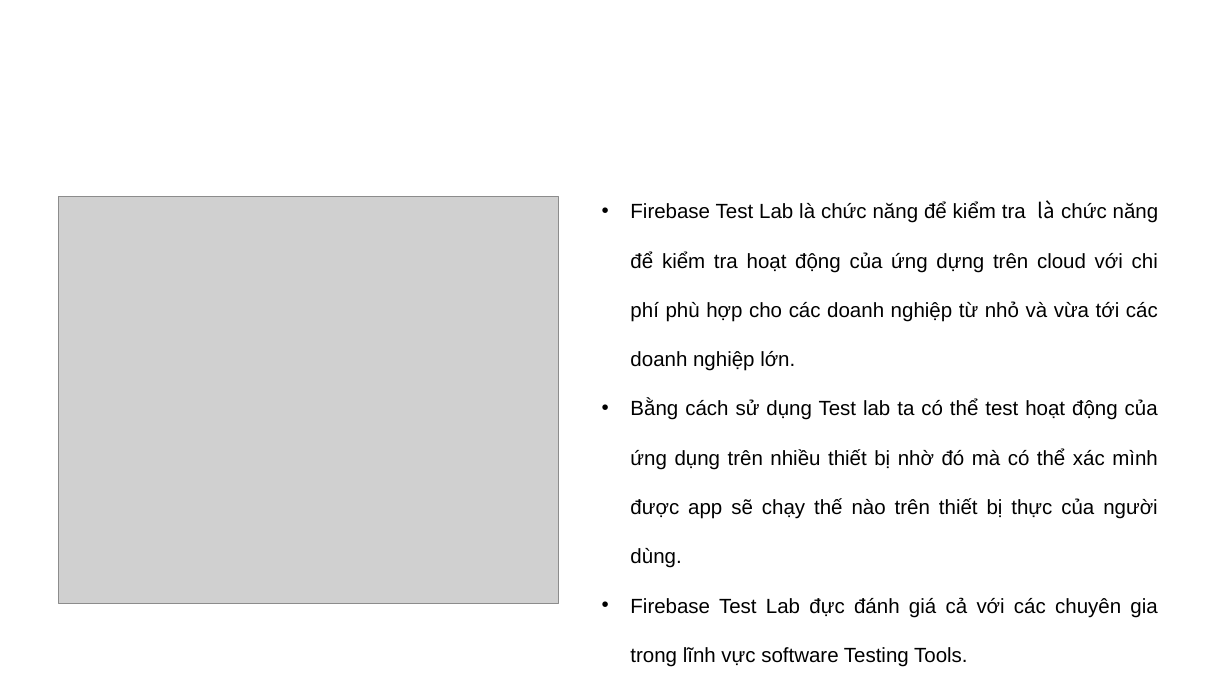
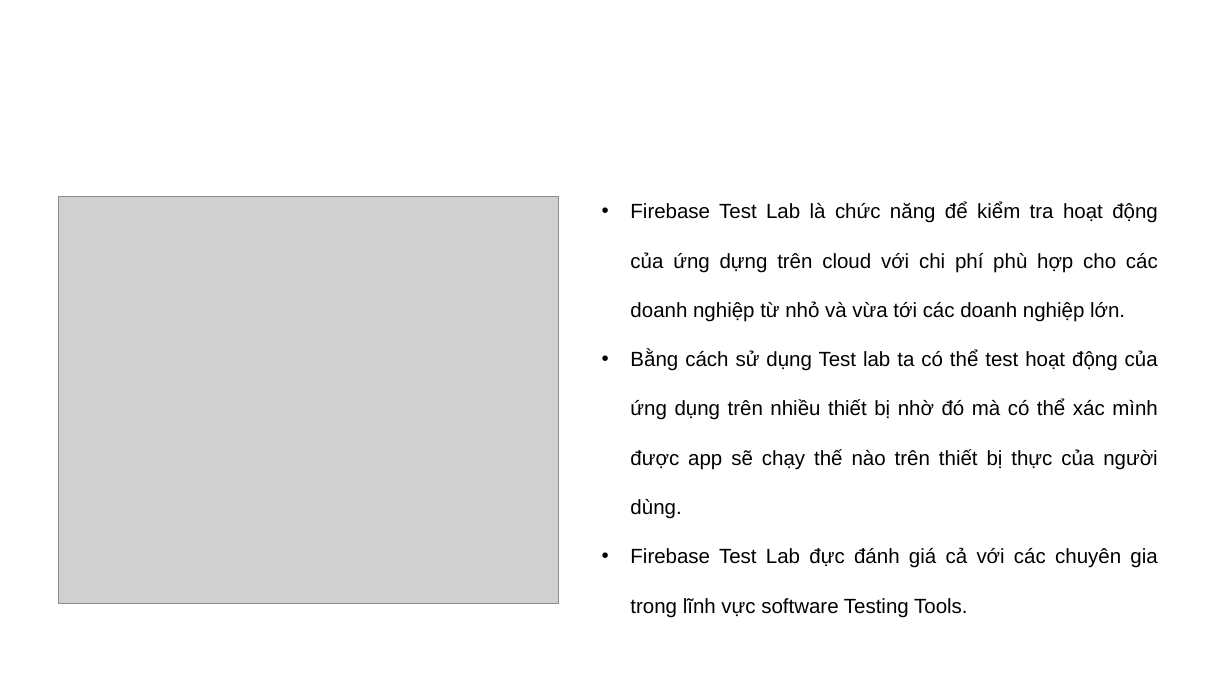
Before and after one commit to HoangNamBN/CloudComputer, a slide deck: slide 17 of Slide/SlideUpdate (1).pptx. Drawn at 1232x693 pixels with LibreOffice and Linux fonts; fonts in the diff are those of the drawing; grey boxes stand for pictures; background and template pictures are left out. Boxes give left, top, right and bottom in pixels: in the first picture for what was removed or moved away, otherwise in the second. Text is boxed around its words. In the diff, an @@ line names an element or a change of style, - is before the commit and + after.

```diff
--- a/Slide/SlideUpdate (1).pptx
+++ b/Slide/SlideUpdate (1).pptx
@@ text at (x1=630, y1=202, x2=1158, y2=322): text changed @@
-• Firebase Test Lab là chức năng để kiểm tra là chức năng để kiểm tra hoạt động của ứng dựng trên cloud với chi phí phù hợp cho các doanh nghiệp từ nhỏ và vừa tới các doanh nghiệp lớn.
+• Firebase Test Lab là chức năng để kiểm tra hoạt động của ứng dựng trên cloud với chi phí phù hợp cho các doanh nghiệp từ nhỏ và vừa tới các doanh nghiệp lớn.
```
Also in this commit, not shown: 1 other file.
